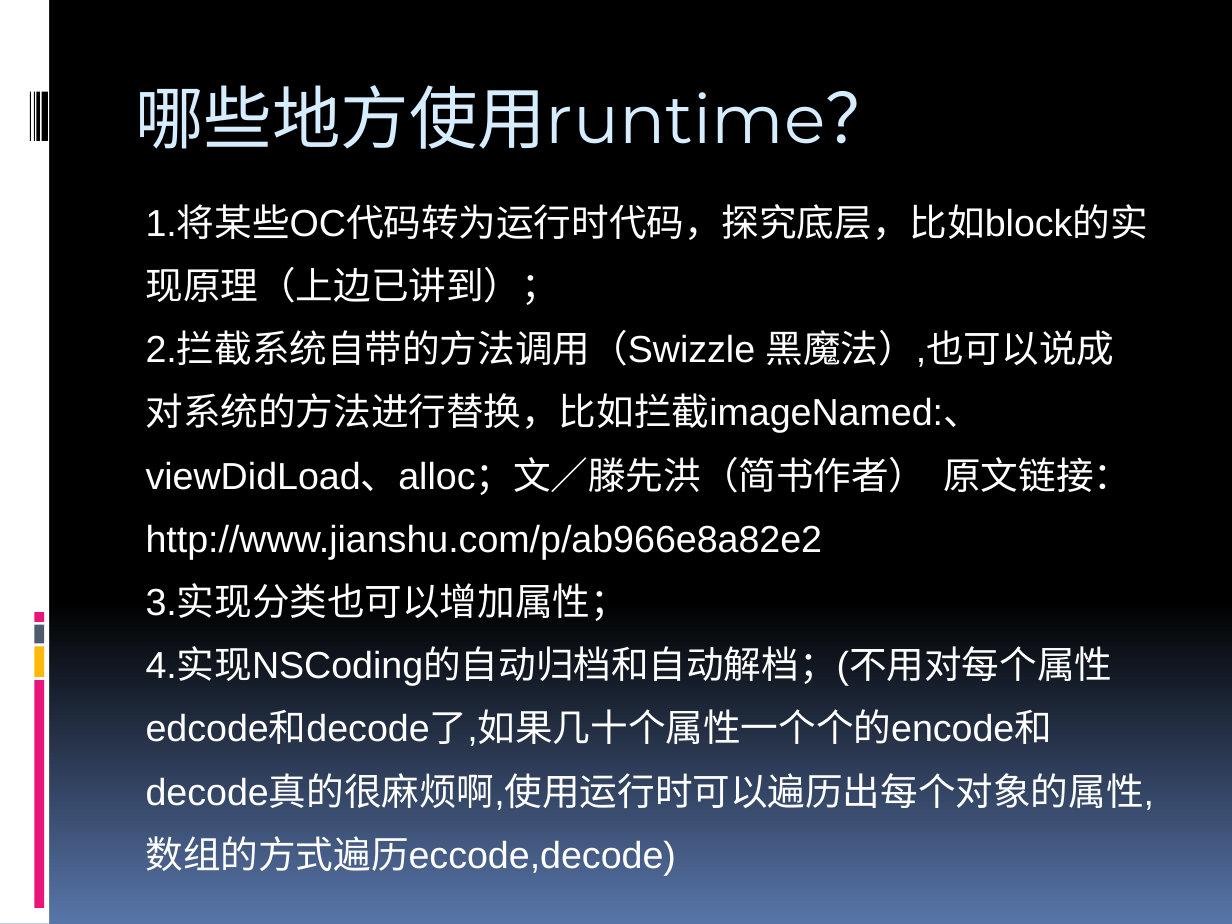
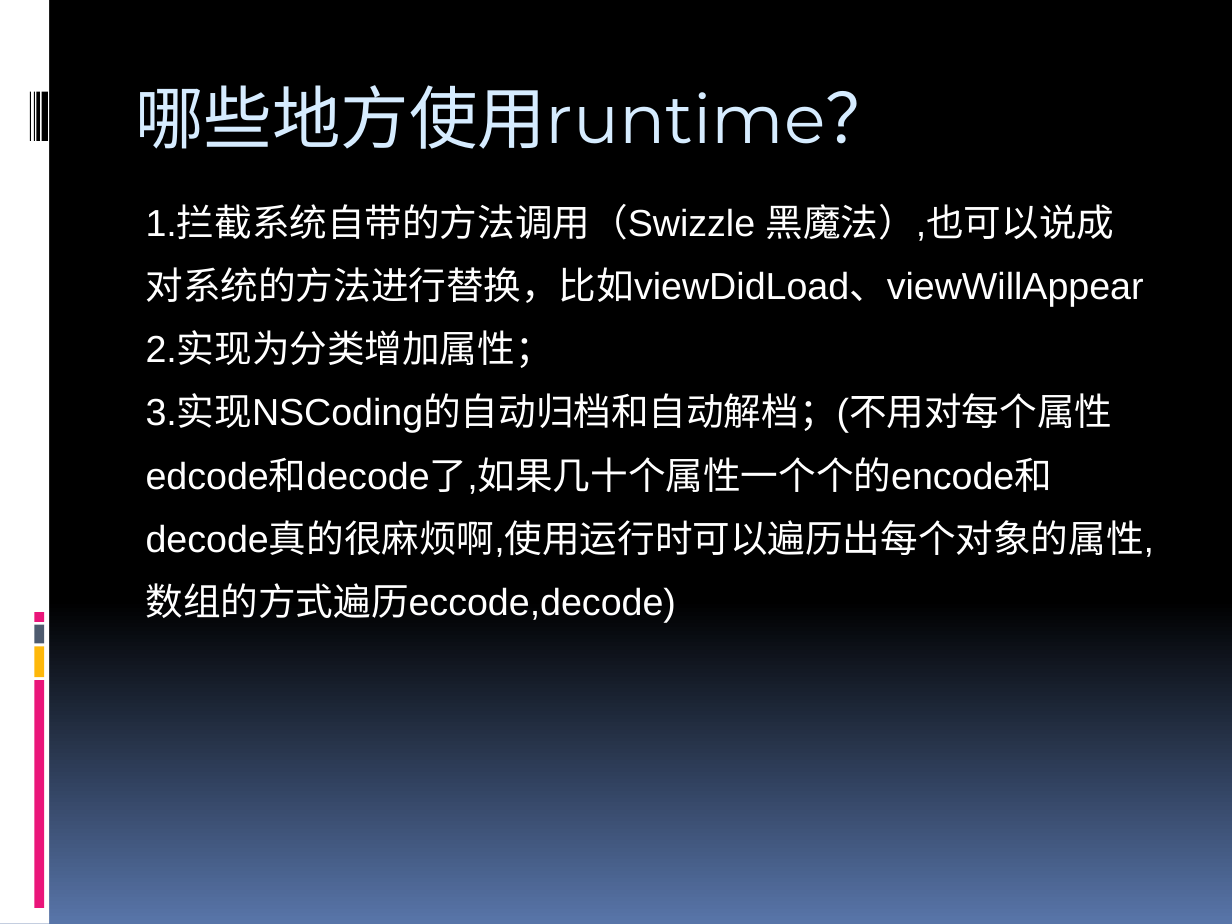
Before and after one commit to Peterfelee/runtime_lgf, a slide deck: slide 3 of IOS之runtime的实践.pptx. Drawn at 1232x924 pixels with LibreOffice and Linux fonts; fonts in the diff are those of the drawing. Boxes give left, top, right and bottom in pixels: in the first picture for what was removed or moved away, otherwise in the second. Text is boxed around its words. In the diff, an @@ line names an element or a change of style, - is before the commit and + after.

```diff
--- a/IOS之runtime的实践.pptx
+++ b/IOS之runtime的实践.pptx
@@ text at (146, 204, 1154, 623): text changed @@
-1.将某些OC代码转为运行时代码，探究底层，比如block的实现原理（上边已讲到）；
-2.拦截系统自带的方法调用（Swizzle 黑魔法）,也可以说成对系统的方法进行替换，比如拦截imageNamed:、viewDidLoad、alloc；文／滕先洪（简书作者） 原文链接：http://www.jianshu.com/p/ab966e8a82e2
-3.实现分类也可以增加属性；
-4.实现NSCoding的自动归档和自动解档；(不用对每个属性edcode和decode了,如果几十个属性一个个的encode和decode真的很麻烦啊,使用运行时可以遍历出每个对象的属性,数组的方式遍历eccode,decode)
+1.拦截系统自带的方法调用（Swizzle 黑魔法）,也可以说成对系统的方法进行替换，比如viewDidLoad、viewWillAppear
+2.实现为分类增加属性；
+3.实现NSCoding的自动归档和自动解档；(不用对每个属性edcode和decode了,如果几十个属性一个个的encode和decode真的很麻烦啊,使用运行时可以遍历出每个对象的属性,数组的方式遍历eccode,decode)
```
Also in this commit, not shown: 1 other slide changed, 1 slide removed, 20 other files.
